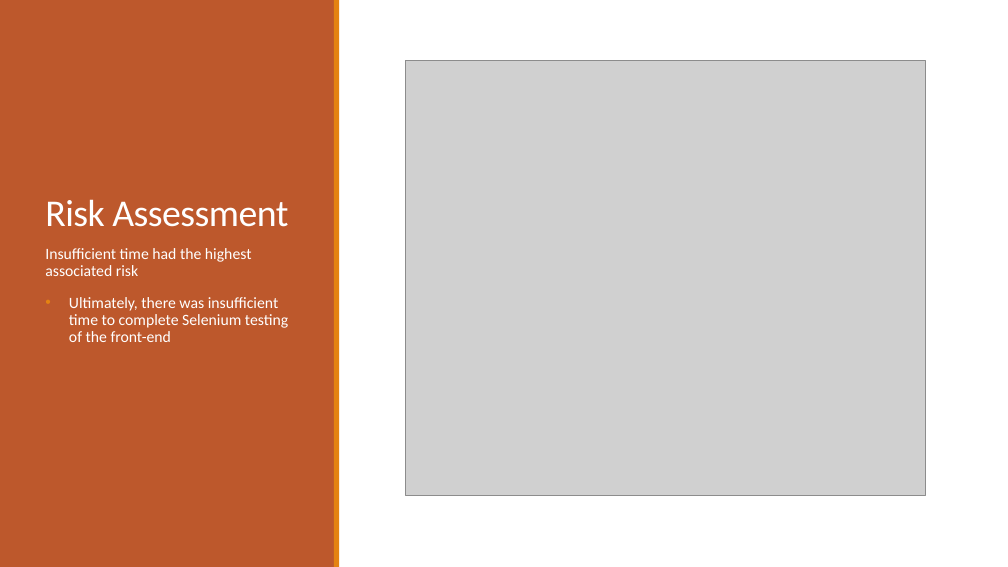
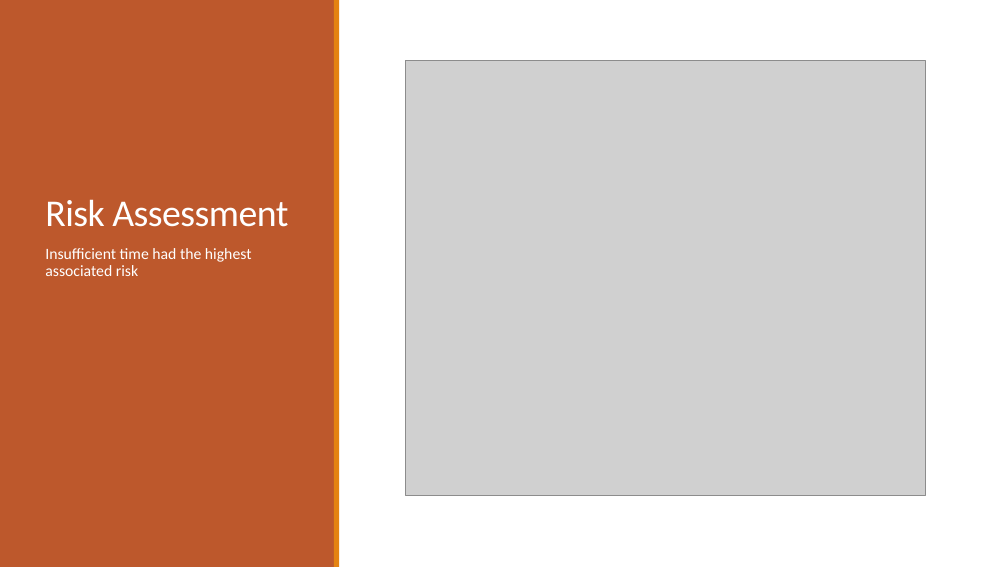
Before and after one commit to ayub96/MeetingManager, a slide deck: slide 7 of documentation/Hobby Project presentation.pptx. Drawn at 1008x567 pixels with LibreOffice and Linux fonts; fonts in the diff are those of the drawing; grey boxes stand for pictures. Boxes give left, top, right and bottom in pixels: in the first picture for what was removed or moved away, otherwise in the second. Text is boxed around its words. In the diff, an @@ line names an element or a change of style, - is before the commit and + after.

Commit message:
presentation typos

```diff
--- a/documentation/Hobby Project presentation.pptx
+++ b/documentation/Hobby Project presentation.pptx
@@ text at (69, 297, 288, 342): paragraph removed @@
-• Ultimately, there was insufficient time to complete Selenium testing of the front-end
```
Also in this commit, not shown: 1 other file.
